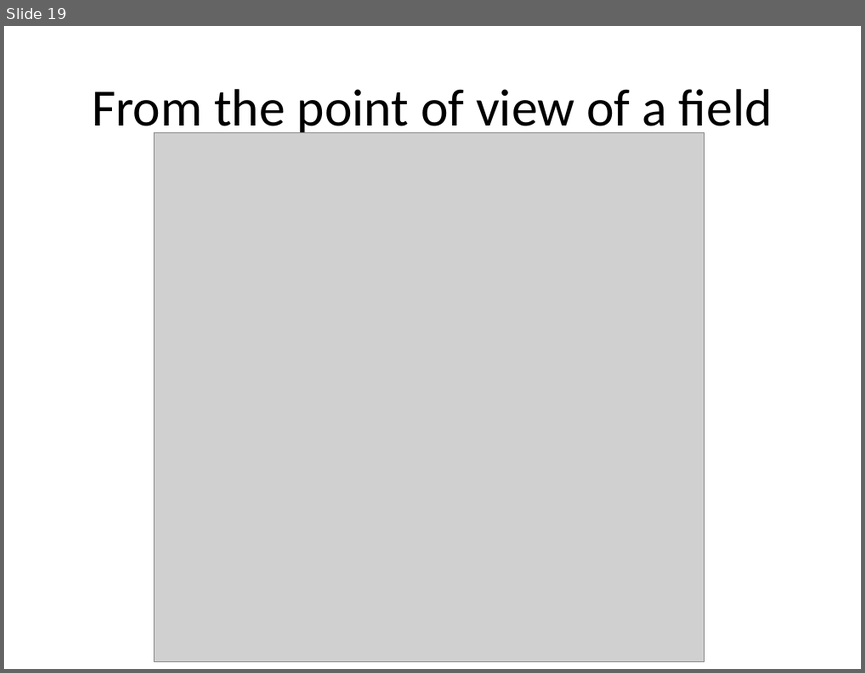
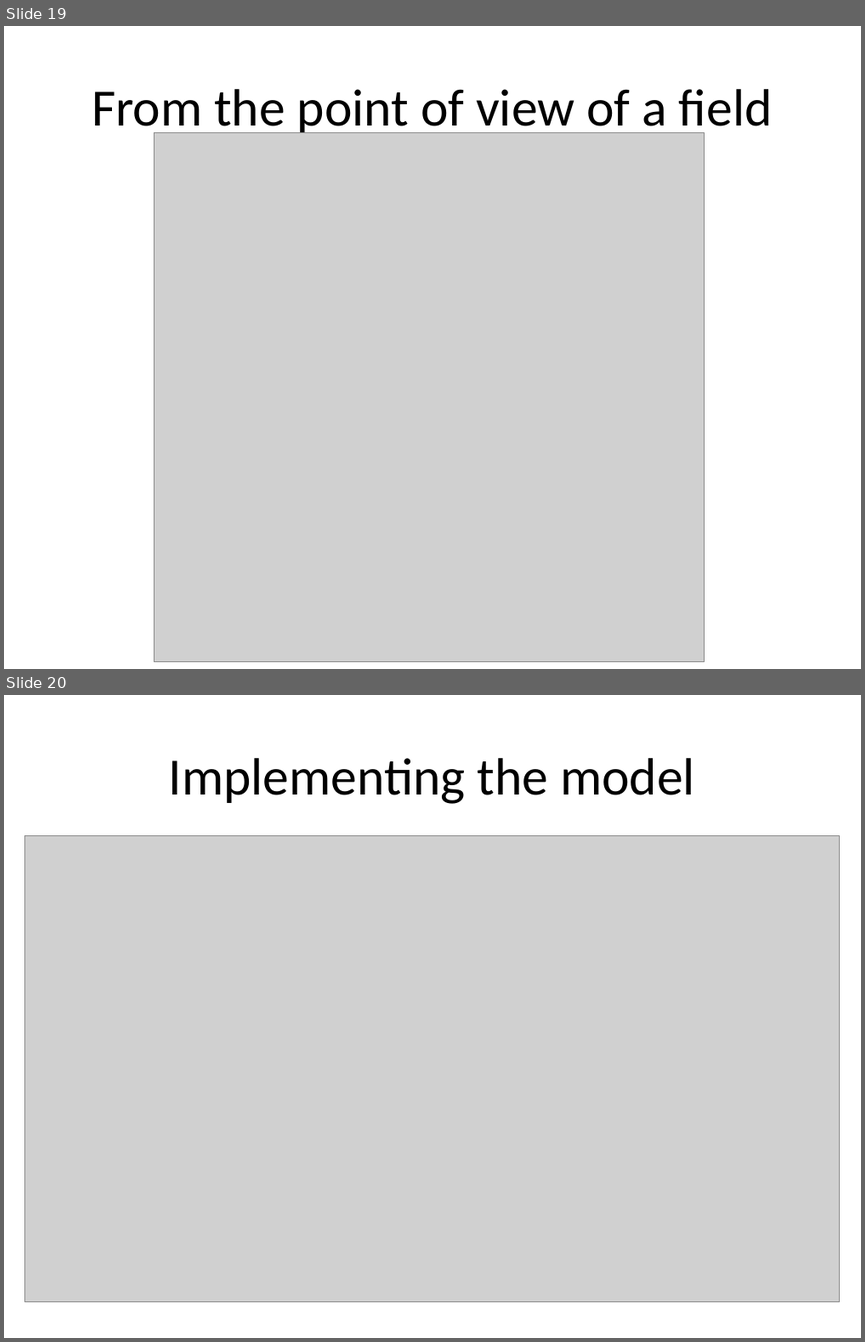
Before and after one commit to lesfurets/mdl4ui, a slide deck: mdl4ui-docs/mdl4ui_cg2013.pptx. Shown one above the other, each under a label of ours: slide 19 before the commit, slides 19 and 20 after it. The pictures are 865x673 and 865x1342 pixels, drawn with LibreOffice and Linux fonts; fonts in the diff are those of the drawing; grey boxes stand for pictures. Boxes give left, top, right and bottom in pixels: in the first picture for what was removed or moved away, otherwise in the second. Text is boxed around its words. In the diff, an @@ line names an element or a change of style, - is before the commit and + after.

```diff
--- a/mdl4ui-docs/mdl4ui_cg2013.pptx
+++ b/mdl4ui-docs/mdl4ui_cg2013.pptx
@@ slide 20 added at (4,695,861,1338), background #FFFFFF @@
@@ title added at (169,758,695,804), 44 pt, text #000000 @@
+Implementing the model
@@ picture added at (25,835,840,1303) @@
```
Also in this commit, not shown: 9 other slides added, 22 other files.
